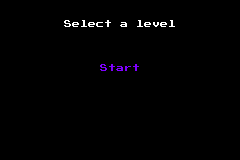
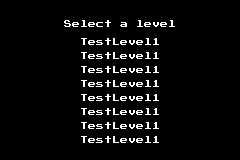
Comparing the layer stacks of the two 240x160 images. Changes:
renamed "Start" to "TestLevel1", moved it above "Select a level", painted on it over [left=81, top=38, right=159, bottom=143]
